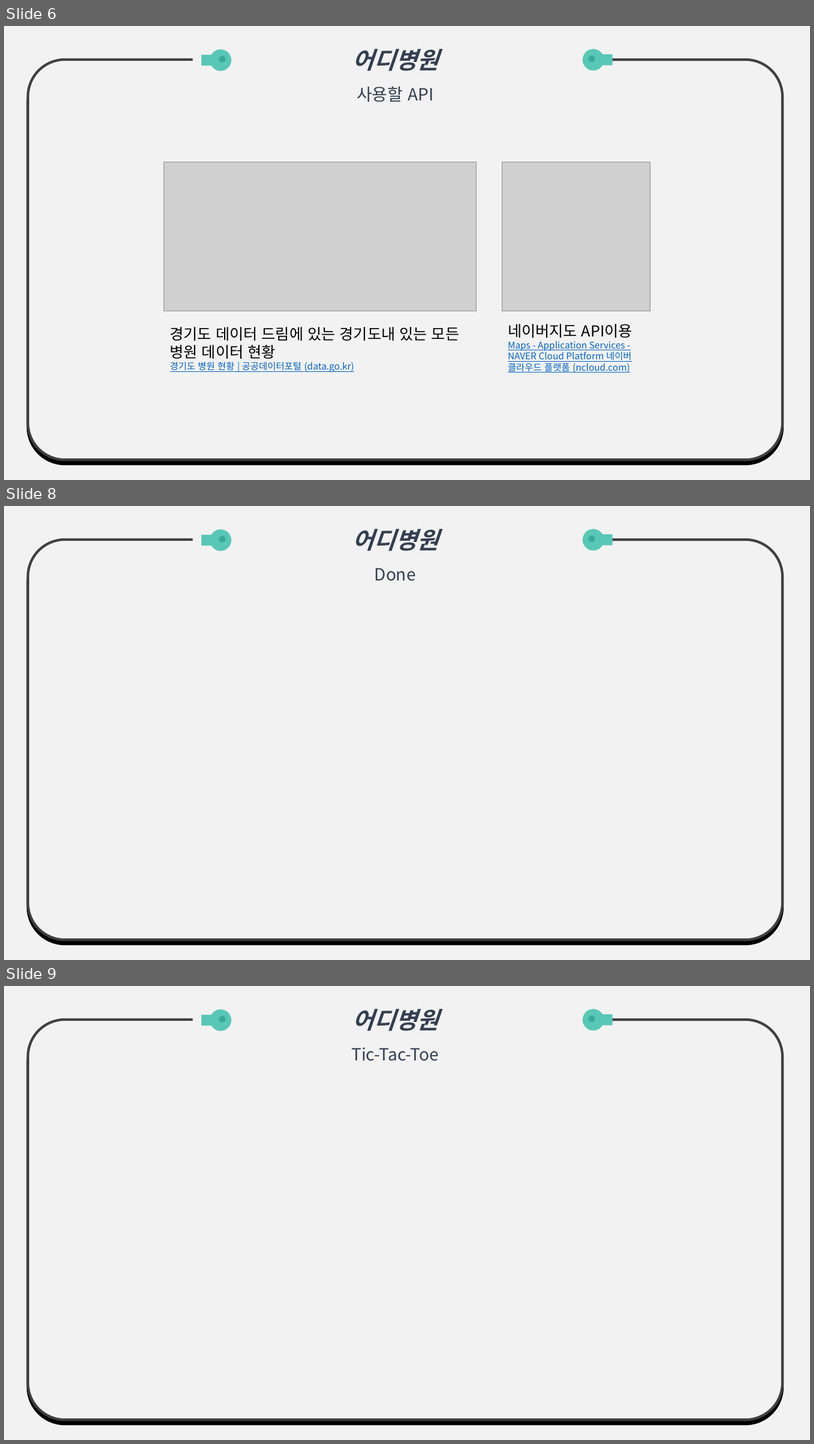
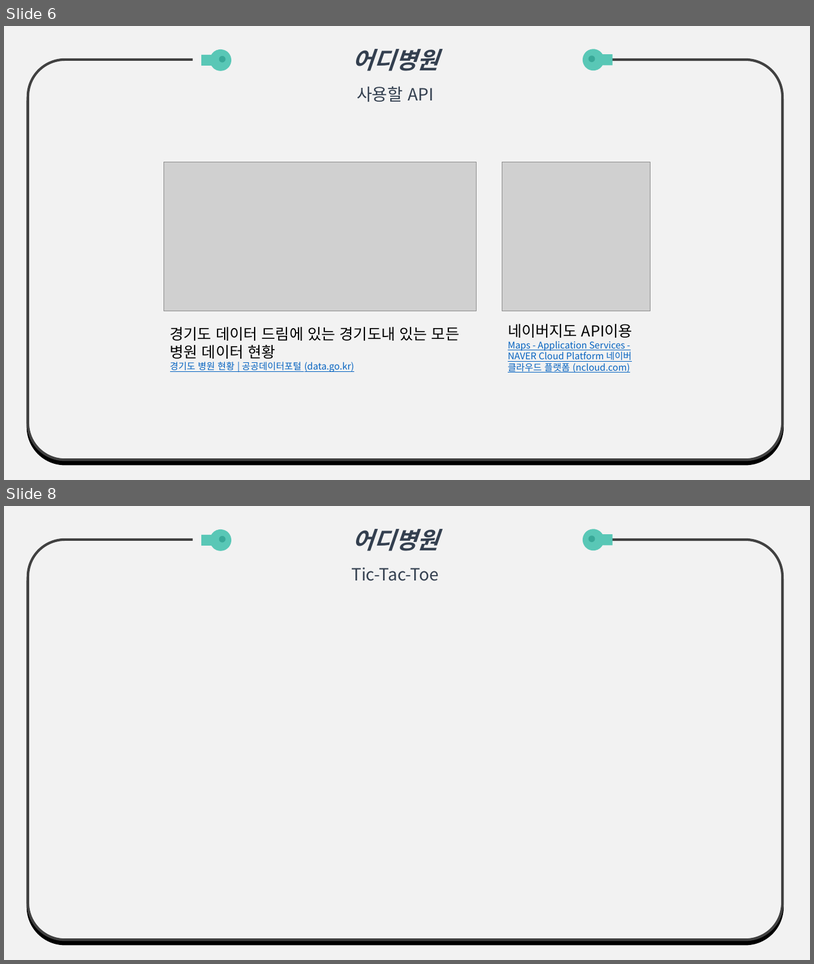
Before and after one commit to WOOLUCY/scriptlang, a slide deck: TermProject/Presentation/Planning/PPT 1.pptx. Shown one above the other, each under a label of ours: slides 6, 8 and 9 before the commit, slides 6 and 8 after it; the slides between them are not shown. The pictures are 814x1444 and 814x964 pixels, drawn with LibreOffice and Linux fonts; fonts in the diff are those of the drawing; grey boxes stand for pictures. Boxes give left, top, right and bottom in pixels: in the first picture for what was removed or moved away, otherwise in the second. Text is boxed around its words. In the diff, an @@ line names an element or a change of style, - is before the commit and + after.

```diff
--- a/TermProject/Presentation/Planning/PPT 1.pptx
+++ b/TermProject/Presentation/Planning/PPT 1.pptx
@@ slide 8 removed at [4,506,810,960], background #F2F2F2 @@
@@ rounded rectangle removed at [28,540,783,940] @@
@@ freeform shape removed at [202,529,232,552] @@
@@ freeform shape removed at [219,536,226,543] @@
@@ text removed at [352,529,438,581] @@
-어디병원
-Done
@@ freeform shape removed at [583,529,613,551] @@
@@ freeform shape removed at [589,535,596,542] @@
@@ what was slide 9 is now slide 8 @@
```
Also in this commit, not shown: 2 slides changed, 1 slide added, 3 other slides removed.
